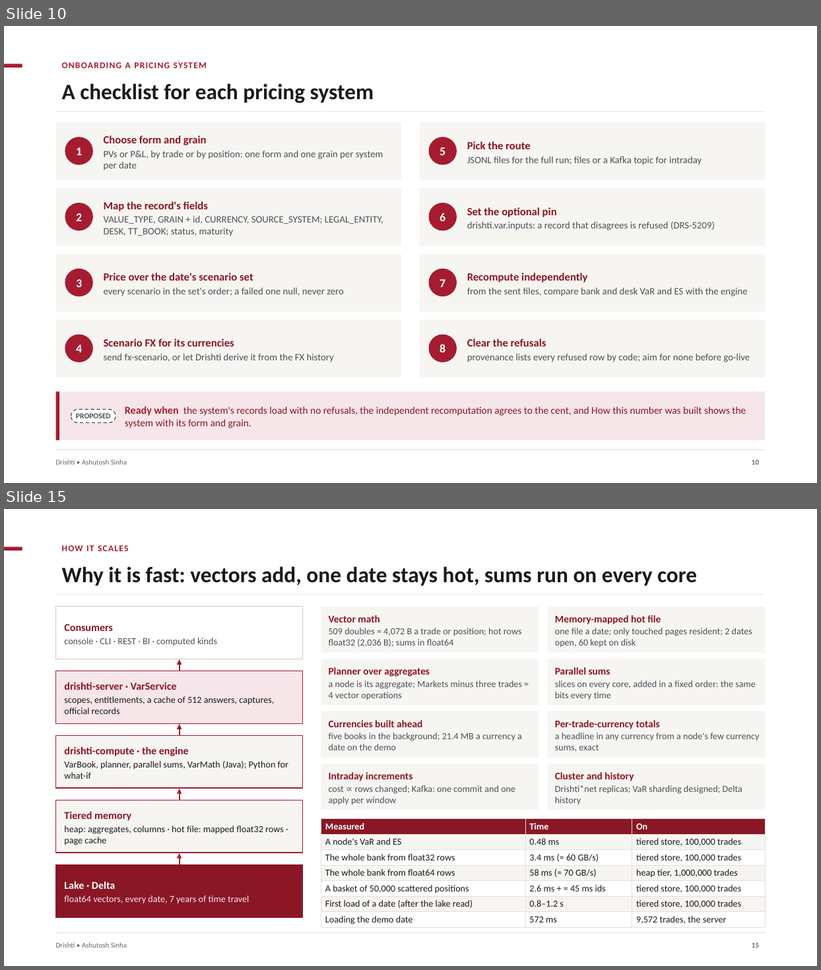
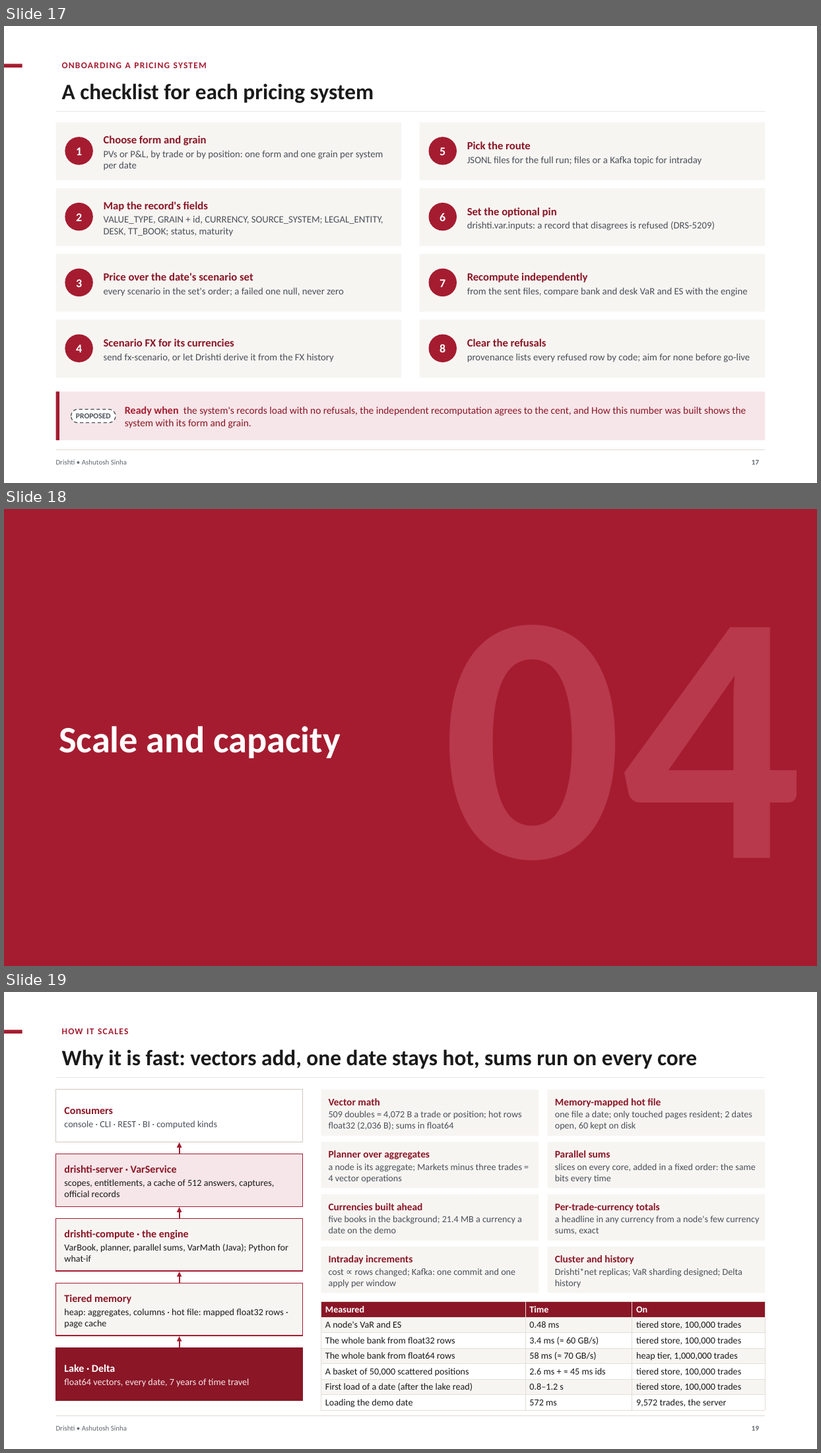
Before and after one commit to ajsinha/drishti, a slide deck: docs/publications/Drishti-VaR-Engine.pptx. Shown one above the other, each under a label of ours: slides 10 and 15 before the commit, slides 17, 18 and 19 after it; the slides between them are not shown. The pictures are 821x970 and 821x1453 pixels, drawn with LibreOffice and Linux fonts; fonts in the diff are those of the drawing. Boxes give left, top, right and bottom in pixels: in the first picture for what was removed or moved away, otherwise in the second. Text is boxed around its words. In the diff, an @@ line names an element or a change of style, - is before the commit and + after.

Commit message:
VaR deck in nine chapters (why, how VaR works, data in, scale and capacity, storage, deployment and AWS, operations, model risk and controls, roadmap and rollout), each opened by a solid chapter slide with its name and a large watermark number; 43 slides

```diff
--- a/docs/publications/Drishti-VaR-Engine.pptx
+++ b/docs/publications/Drishti-VaR-Engine.pptx
@@ slide 18 added at [4, 509, 817, 966], background #FFFFFF @@
@@ rectangle added at [4, 509, 817, 966], fill #A51C30 @@
@@ text added at [59, 726, 341, 758], 44 pt, text #FFFFFF, bold @@
+Scale and capacity
@@ what was slide 10 is now slide 17 @@
@@ page number at [752, 460, 759, 465]: text changed @@
-10
+17
@@ what was slide 15 is now slide 19 @@
```
Also in this commit, not shown: 8 other slides added, 1 other file.
